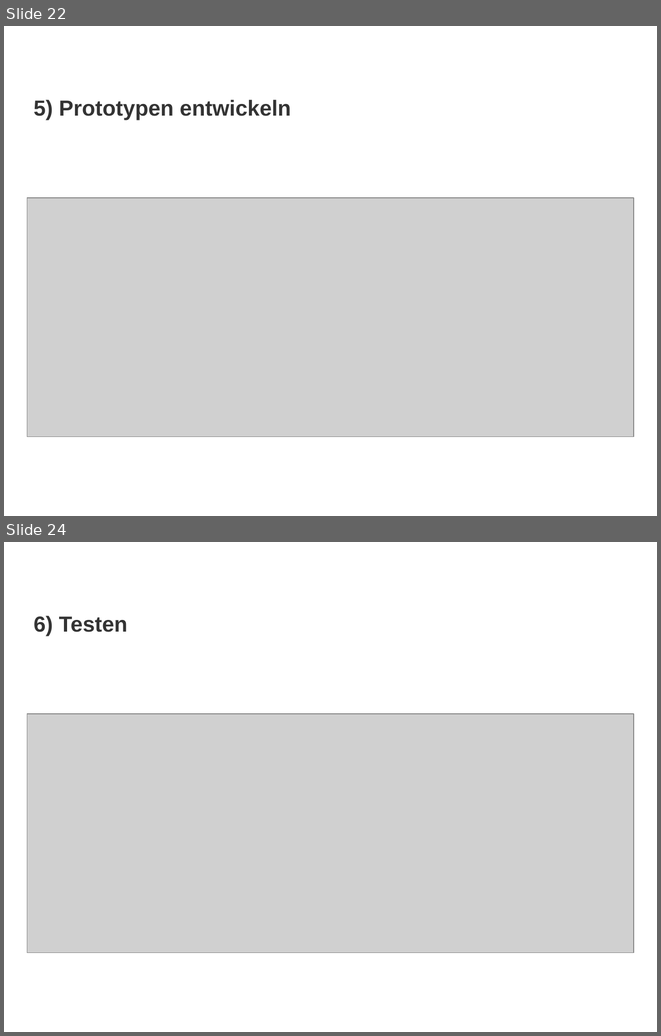
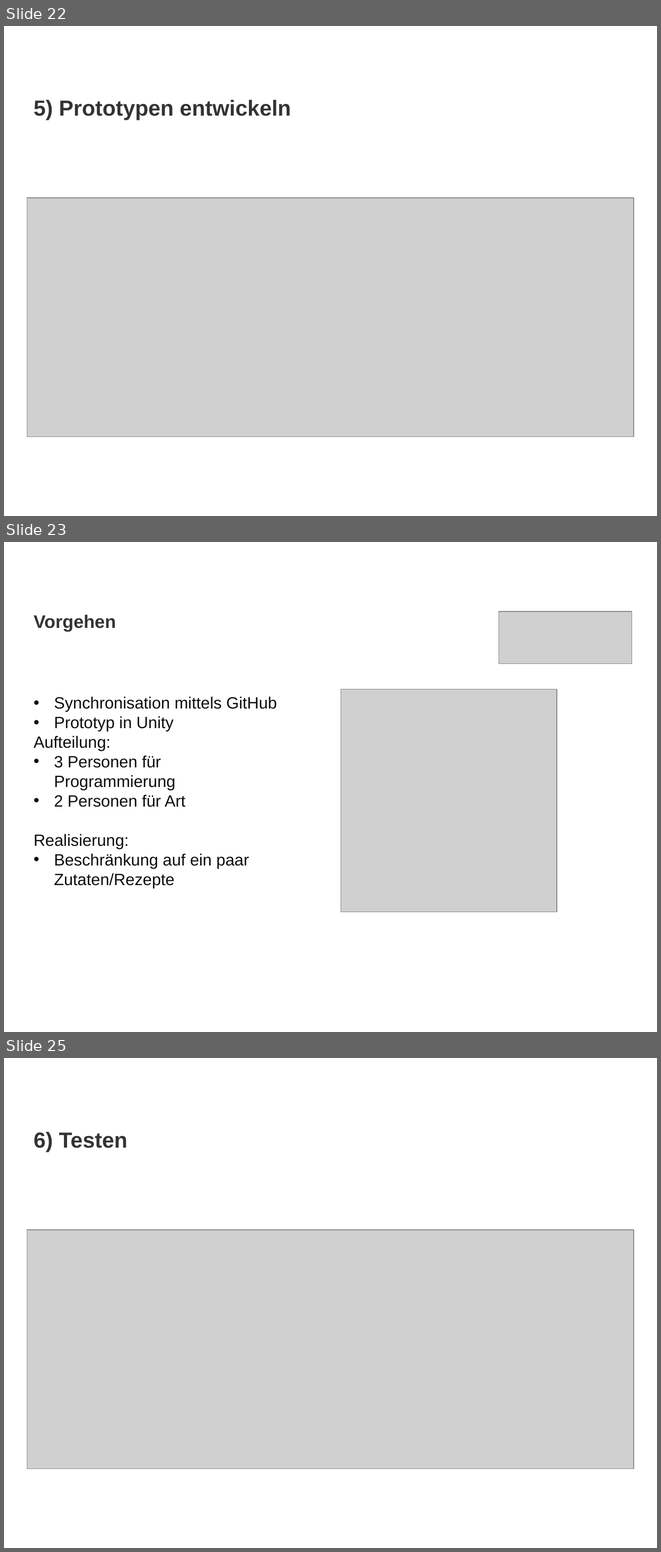
Before and after one commit to JeanlucE/Rezepte, a slide deck: Slides.ppt. Shown one above the other, each under a label of ours: slides 22 and 24 before the commit, slides 22, 23 and 25 after it; the slides between them are not shown. The pictures are 661x1036 and 661x1552 pixels, drawn with LibreOffice and Linux fonts; fonts in the diff are those of the drawing; grey boxes stand for pictures; background and template pictures are left out. Boxes give left, top, right and bottom in pixels: in the first picture for what was removed or moved away, otherwise in the second. Text is boxed around its words. In the diff, an @@ line names an element or a change of style, - is before the commit and + after.

```diff
--- a/Slides.ppt
+++ b/Slides.ppt
@@ slide 23 added at box(4, 542, 657, 1032), background picture (left out) @@
@@ title added at box(34, 615, 116, 632), 20 pt, text #333333, bold @@
+Vorgehen
@@ picture added at box(498, 611, 632, 663) @@
@@ text added at box(34, 696, 277, 888), 18 pt, text #0D0D0D @@
+• Synchronisation mittels GitHub
+• Prototyp in Unity
+Aufteilung:
+• 3 Personen für Programmierung
+• 2 Personen für Art
+Realisierung:
+• Beschränkung auf ein paar Zutaten/Rezepte
@@ picture added at box(341, 689, 557, 911) @@
@@ what was slide 24 is now slide 25 @@
```
Also in this commit, not shown: 1 other slide added, 1 slide removed, 1 other file.
